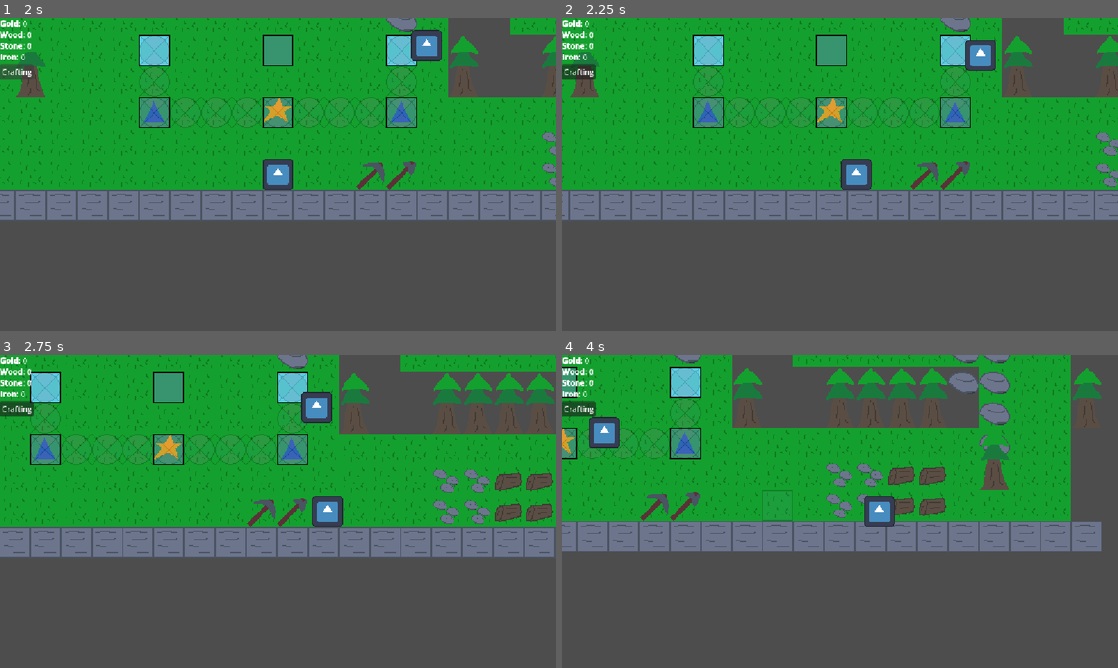
Above: before the commit, frames 1-4 (two rows, left to right).
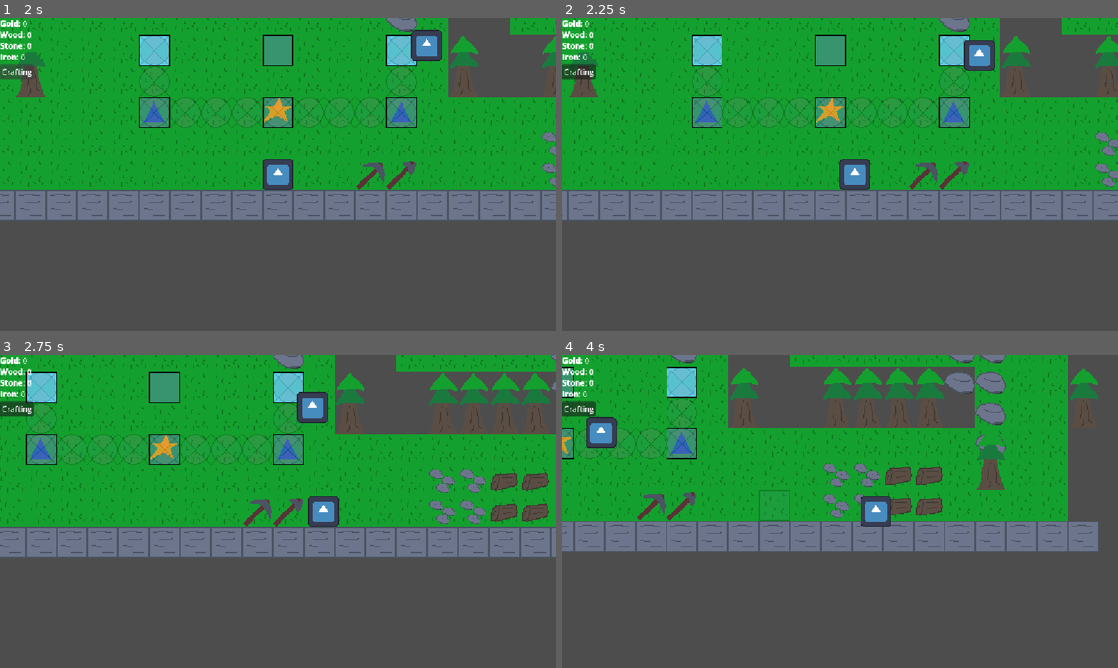
Above: after the commit, the same moments.

Repository: Deeeeelan/serious-game
Game: Godot game, scene res://scenes/title_screen.tscn
Same seed, same stepped clock (60 frames per second), same inputs: the game is played once before the commit and once after it. The engine's default icon, where the game draws it, is replaced by a stand-in: a white triangle on a blue panel in a dark square.
Inputs (mouse positions are in pixels of both pictures, inside the frame that each line leads up to):
- Up to frame 1 (2 s): click "Start" at 0.5 s; click "Crafting" at 1.25 s
- Up to frame 2 (2.25 s): tap Enter at 2 s; move the mouse to (962, 158) at 2.02 s; hold D (right) from 2.03 s (still down); hold Q (drop) from 2.03 s (still down); click (962, 158) at 2.17 s
- Up to frame 3 (2.75 s): keep holding D (right); keep holding Q (drop)
- Up to frame 4 (4 s): move the mouse to (728, 527) at 2.77 s; release D (right) at 2.78 s; release Q (drop) at 2.78 s; hold S (down) 2.78-3.53 s; tap Space (interact) at 2.85 s; click (728, 527) at 2.92 s; move the mouse to (895, 442) at 3.52 s; hold D (right) from 3.53 s (still down); hold N (placeGear) from 3.53 s (still down); click (895, 442) at 3.67 s

Frame 1 is identical in both runs. In frame 2, 7.5% of the frame differs, in the area x 0-100%, y 0-65%; in frame 3, 11%; in frame 4, 9.4%.

Commit message:
Add zoom

Diff:
--- a/scenes/game.tscn
+++ b/scenes/game.tscn
@@ -17,6 +17,7 @@
 [node name="Node2D" type="Node2D" parent="." unique_id=348159224]
 
 [node name="Camera2D" type="Camera2D" parent="Node2D" unique_id=1746627479]
+unique_name_in_owner = true
 position = Vector2(16, -16)
 zoom = Vector2(2, 2)
 position_smoothing_enabled = true
--- a/scripts/player_movement.gd
+++ b/scripts/player_movement.gd
@@ -10,12 +10,19 @@
 @export var debris: Node2D
 
 @export var carrying := false
+
+@onready var camera = %Camera2D
+
 var carrying_data
 
 const TILE_SIZE = 32
 const SPEED = 320.0
 const LERP_SPEED = 0.08
 const THROW_RANGE = 128
+
+@onready var current_zoom = camera.zoom.x
+const MAX_ZOOM := 4.0
+const MIN_ZOOM := 1.0
 
 const CARDINAL_2i_DIRS = [Vector2i(0, 1), Vector2i(1, 0), Vector2i(0, -1), Vector2i(-1, 0)]
 
@@ -163,9 +170,17 @@
 			tween.tween_property(ground_tm, "modulate", Color(1.0, 1.0, 1.0, 1.0), 0.2)
 			tween.tween_property(underground_tm, "modulate", Color(1.0, 1.0, 1.0, 0.2), 0.2)
 			tween.play()
+	elif event is InputEventMouseButton:
+		if event.button_index == MOUSE_BUTTON_WHEEL_UP:
+			if current_zoom < MAX_ZOOM:
+				current_zoom += 0.1
+		elif event.button_index == MOUSE_BUTTON_WHEEL_DOWN:
+			if current_zoom > MIN_ZOOM:
+				current_zoom -= 0.1
 
 func _process(delta: float) -> void:
 	$Aim.position = get_local_constr_mouse_pos()
+	camera.zoom = lerp(camera.zoom, Vector2.ONE * current_zoom, 0.1)
 
 func _physics_process(delta: float) -> void:
 	# Allow for buffer input of throwing
